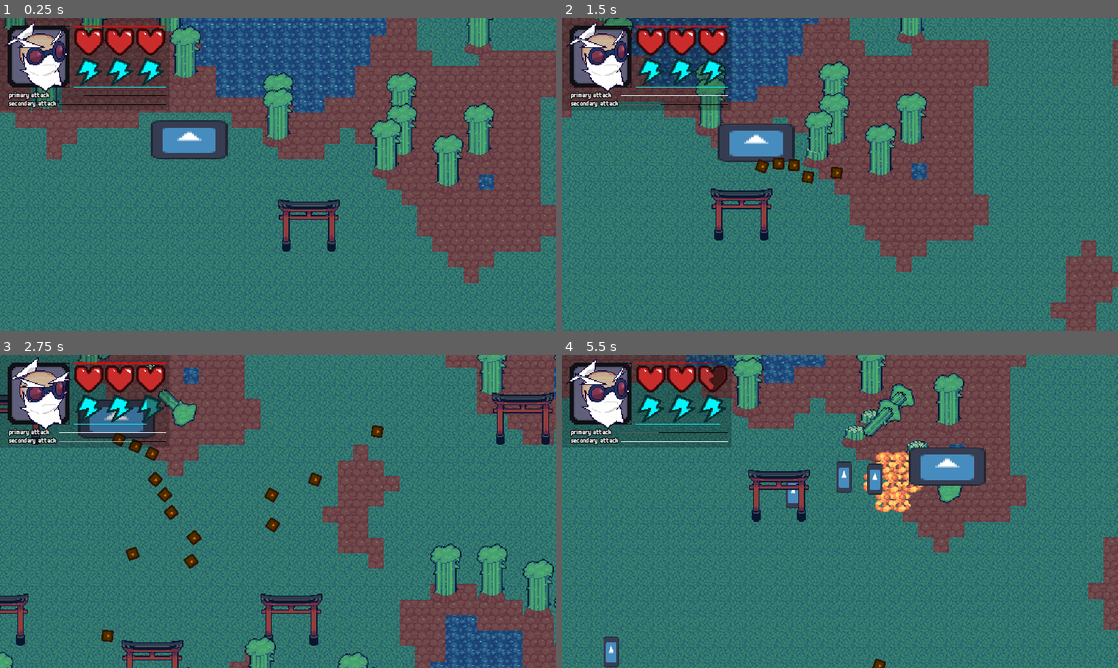
Above: before the commit, frames 1-4 (two rows, left to right).
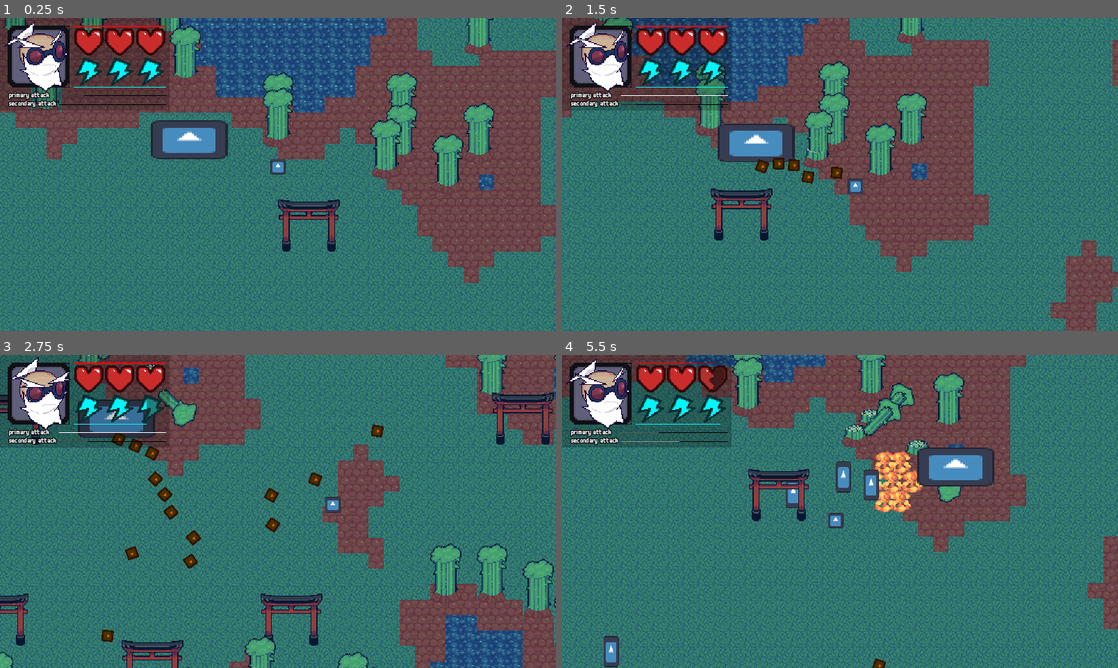
Above: after the commit, the same moments.

Repository: slotling/collateral-damage-gwj71
Game: Godot game, scene res://Scenes/Root/world.tscn
Two runs of this game, one before a commit and one after it. Both use one fixed random seed, a clock stepped at 60 frames per second and the inputs below. The engine's default icon, where the game draws it, is replaced by a stand-in: a white triangle on a blue panel in a dark square.
Inputs (mouse positions are in pixels of both pictures, inside the frame that each line leads up to):
- Up to frame 1 (0.25 s): no input
- Up to frame 2 (1.5 s): move the mouse to (962, 158) at 0.52 s; hold D (right) 0.53-1.28 s; click (962, 158) at 0.6 s; move the mouse to (728, 190) at 1.27 s; hold S (backward) from 1.28 s (still down); right-click (728, 190) at 1.35 s
- Up to frame 3 (2.75 s): move the mouse to (333, 442) at 2.02 s; release S (backward) at 2.03 s; hold D (right) from 2.03 s (still down); hold Shift (run) from 2.03 s (still down)
- Up to frame 4 (5.5 s): move the mouse to (812, 574) at 2.77 s; release D (right) at 2.78 s; release Shift (run) at 2.78 s; hold W (forward) 2.78-3.53 s; click (812, 574) at 2.85 s; move the mouse to (1006, 558) at 3.52 s; hold A (left) 3.53-5.03 s; right-click (1006, 558) at 3.6 s; move the mouse to (673, 464) at 4.27 s; tap Shift (run) at 4.35 s; move the mouse to (867, 511) at 5.02 s; hold S (backward) from 5.03 s (still down); click (867, 511) at 5.1 s

The runs differ from the first frame. In frame 1, 0.1% of the frame differs, in the area x 48-52%, y 45-50%; in frame 2, 0.2%; in frame 3, 0.4%; in frame 4, 9.9%, in the area x 0-100%, y 0-100%.

Commit message:
fix bomb

Diff:
--- a/Scenes/Entities/Projectiles/Bomb.gd
+++ b/Scenes/Entities/Projectiles/Bomb.gd
@@ -26,7 +26,7 @@
 	if $UpCurvePath/PathFollow2D.progress_ratio >= 1:
 		detonate()
 
-var explosion_preload = preload("res://Scenes/Entities/Projectiles/Variations/molotov_explosion.tscn")
+var explosion_preload = preload("res://Scenes/Entities/Projectiles/explosion.tscn")
 
 func detonate() -> void:
 	var instance = explosion_preload.instantiate()
--- a/Scenes/Entities/Projectiles/Variations/molotov_bomb.gd
+++ b/Scenes/Entities/Projectiles/Variations/molotov_bomb.gd
@@ -1,4 +1,6 @@
 extends Bomb
+
+var explosion_preload = preload("res://Scenes/Entities/Projectiles/Variations/molotov_explosion.tscn")
 
 func _ready() -> void:
 	Global.play_sound("PlayerSFX", "molotov_t" + str(randi_range(1, 3)), 0, global_position)
--- a/Scenes/Root/world.tscn
+++ b/Scenes/Root/world.tscn
@@ -1,9 +1,9 @@
 [gd_scene load_steps=5 format=3 uid="uid://dxacdto1scojh"]
 
 [ext_resource type="PackedScene" uid="uid://d3hrl4tjnukfe" path="res://Scenes/Generation/terrain.tscn" id="1_r6r10"]
-[ext_resource type="PackedScene" uid="uid://dl472ck8pk4d7" path="res://Scenes/Entities/Characters/arsonist_player.tscn" id="3_ts4dj"]
 [ext_resource type="PackedScene" uid="uid://cr1bp5pyswuyb" path="res://Scenes/Entities/Enemies/car_enemy.tscn" id="4_a3550"]
 [ext_resource type="PackedScene" uid="uid://14wcwtgp2v2v" path="res://Handlers/wave_handler.tscn" id="4_apm3v"]
+[ext_resource type="PackedScene" uid="uid://djorhqqn1rked" path="res://Scenes/Entities/Characters/demolitionist_player.tscn" id="4_warof"]
 
 [node name="World" type="Node2D" groups=["main"]]
 y_sort_enabled = true
@@ -18,7 +18,7 @@
 debugNoRelocate = true
 size = Vector2(100, 100)
 
-[node name="ArsonistPlayer" parent="." instance=ExtResource("3_ts4dj")]
-
 [node name="Car_Enemy" parent="." instance=ExtResource("4_a3550")]
 position = Vector2(-184, -32)
+
+[node name="DemolitionistPlayer" parent="." instance=ExtResource("4_warof")]
Not shown: 2 places in Scenes/Entities/Projectiles/Bomb.tscn that only renumber resources
